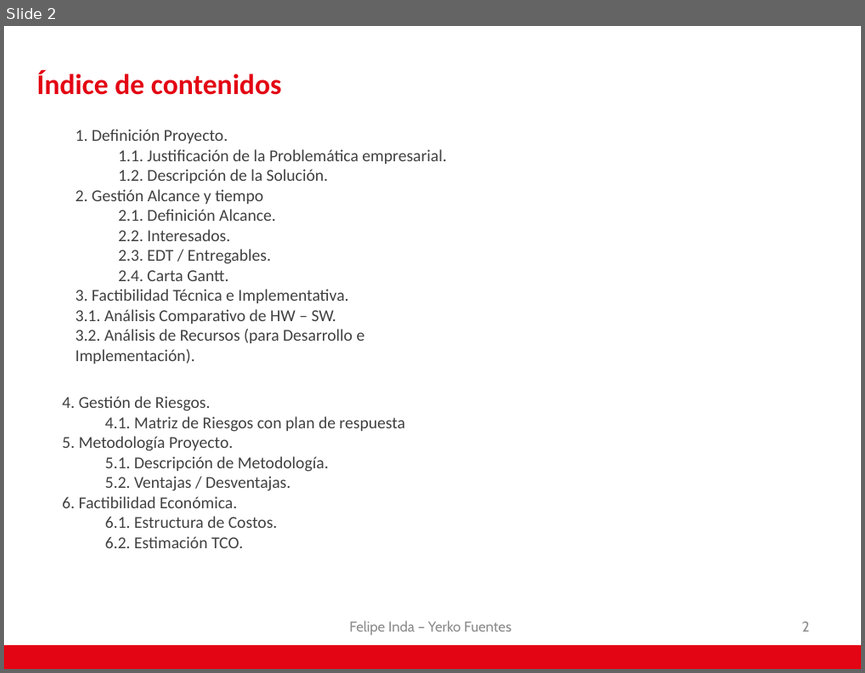
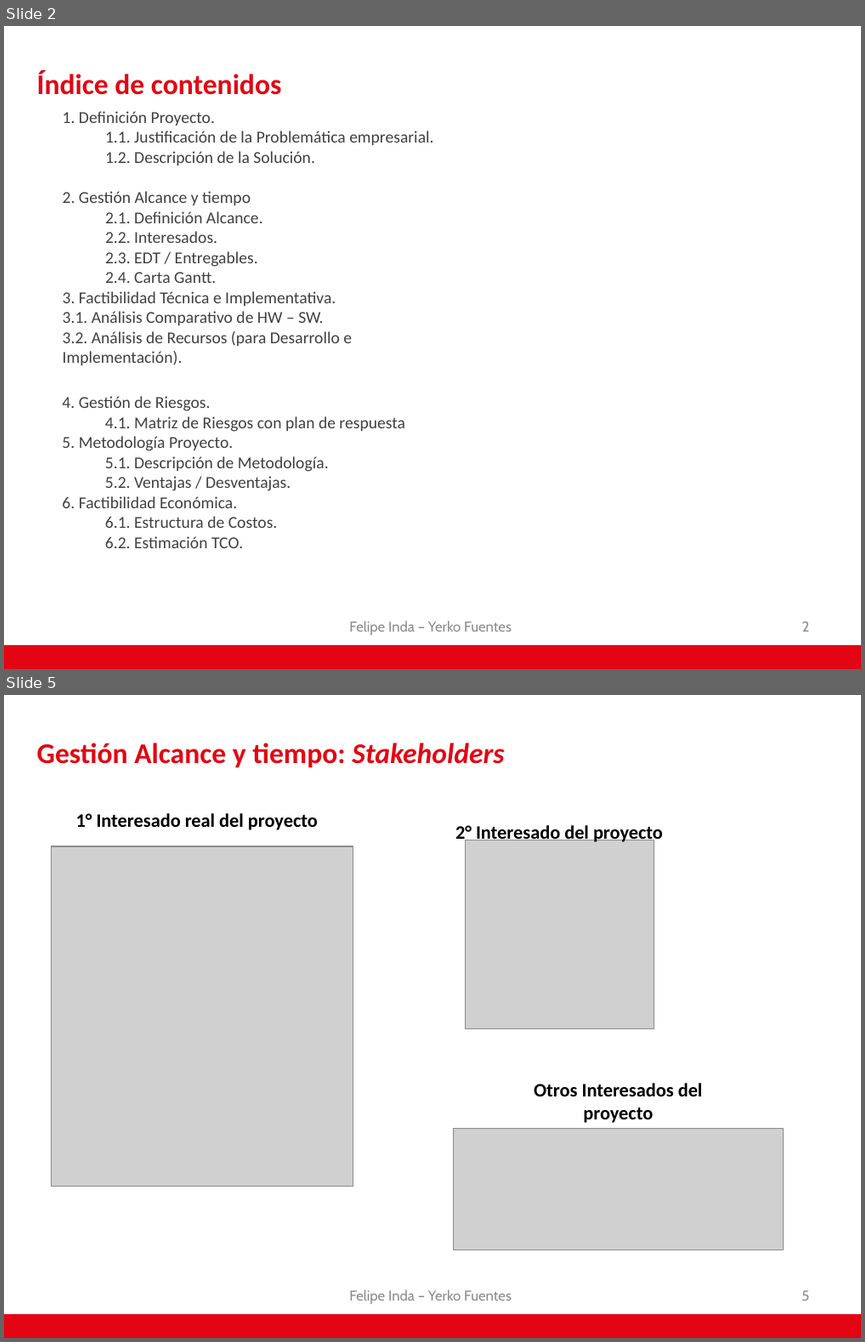
Before and after one commit to AdNNNN/inacap.2019, a slide deck: trabajos.inacap.2019/Preparacion y evaluacion de proyecto (PEP)/Visión artificial para el control vehicular .pptx. Shown one above the other, each under a label of ours: slide 2 before the commit, slides 2 and 5 after it; the slides between them are not shown. The pictures are 865x673 and 865x1342 pixels, drawn with LibreOffice and Linux fonts; fonts in the diff are those of the drawing; grey boxes stand for pictures; background and template pictures are left out. Boxes give left, top, right and bottom in pixels: in the first picture for what was removed or moved away, otherwise in the second. Text is boxed around its words. In the diff, an @@ line names an element or a change of style, - is before the commit and + after.

```diff
--- a/trabajos.inacap.2019/Preparacion y evaluacion de proyecto (PEP)/Visión artificial para el control vehicular .pptx
+++ b/trabajos.inacap.2019/Preparacion y evaluacion de proyecto (PEP)/Visión artificial para el control vehicular .pptx
@@ slide 5 added at [4,695,861,1338], background #FFFFFF; not listed: 1 template element that a slide beside it also shows @@
@@ title added at [37,743,504,768], 24 pt, text #E30513, bold @@
+Gestión Alcance y tiempo: Stakeholders
@@ text added at [76,813,318,830], 16 pt, text #000000, bold @@
+1° Interesado real del proyecto
@@ picture added at [51,846,353,1187] @@
@@ text added at [455,823,663,845], 16 pt, text #000000, bold @@
+2° Interesado del proyecto
@@ picture added at [465,839,653,1028] @@
@@ text added at [534,1083,703,1123], 16 pt, text #000000, bold @@
+Otros Interesados del proyecto
@@ picture added at [453,1129,782,1250] @@
@@ text added at [349,1289,511,1304], 12 pt, text #8C8C8C @@
+Felipe Inda – Yerko Fuentes
@@ page number added at [801,1290,809,1300], 12 pt, text #8C8C8C @@
+5
@@ slide 2 changed as well @@
@@ text "1. Definición Proyecto." rewrapped from [75,129,446,363] to [63,111,433,365] @@
```
Also in this commit, not shown: 12 other slides changed, 1 other slide added.
